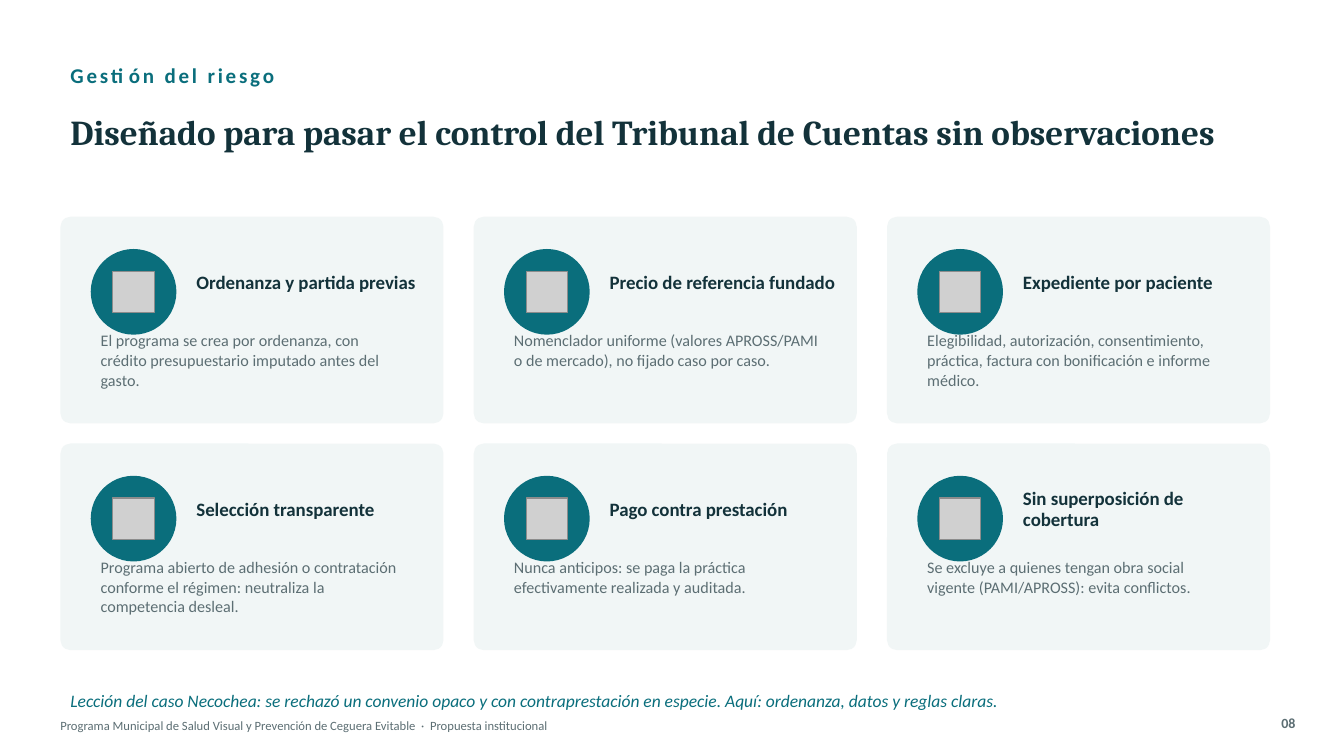
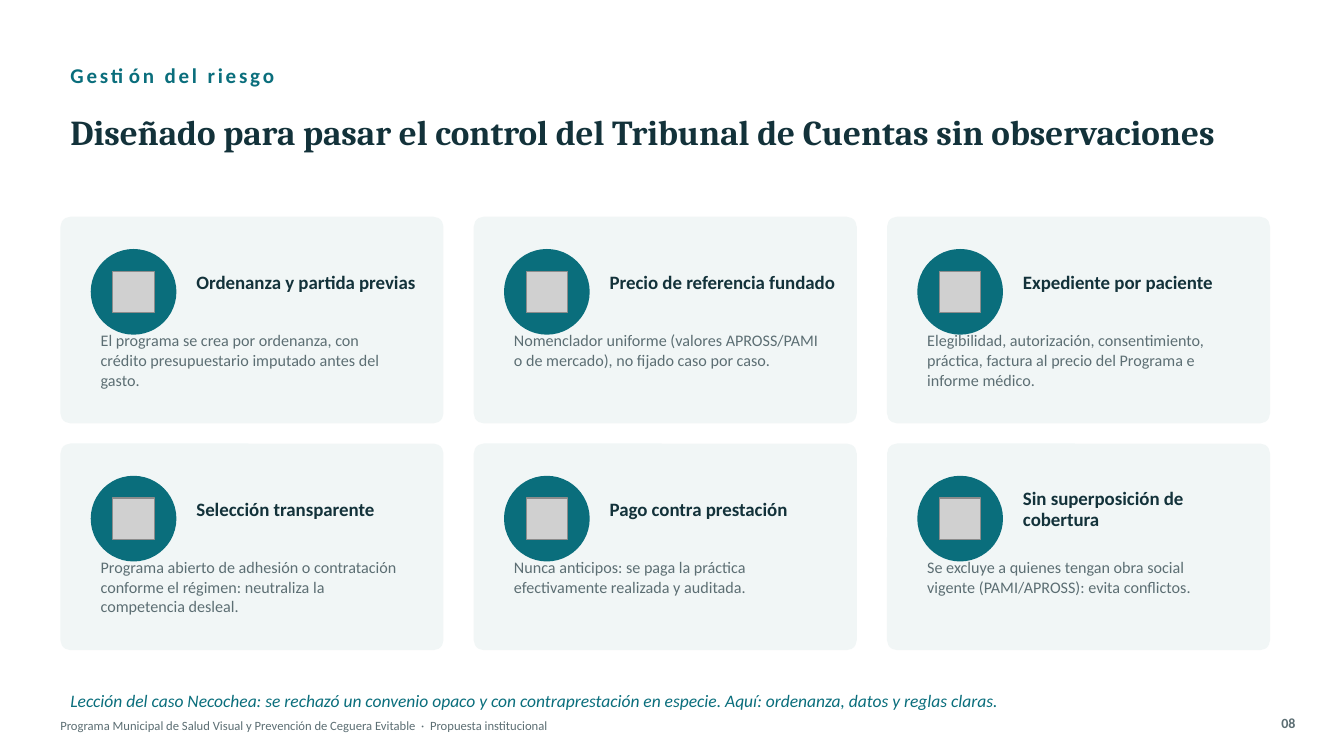
Before and after one commit to rvdistribuidor4-bit/mkt, a slide deck: slide 8 of convenios/ver-para-vivir/fuentes/Presentacion_Programa_Salud_Visual_Municipios.pptx. Drawn at 1344x756 pixels with LibreOffice and Linux fonts; fonts in the diff are those of the drawing; grey boxes stand for pictures. Boxes give left, top, right and bottom in pixels: in the first picture for what was removed or moved away, otherwise in the second. Text is boxed around its words. In the diff, an @@ line names an element or a change of style, - is before the commit and + after.

```diff
--- a/convenios/ver-para-vivir/fuentes/Presentacion_Programa_Salud_Visual_Municipios.pptx
+++ b/convenios/ver-para-vivir/fuentes/Presentacion_Programa_Salud_Visual_Municipios.pptx
@@ text at bbox=[927, 334, 1204, 386]: text changed @@
-Elegibilidad, autorización, consentimiento, práctica, factura con bonificación e informe médico.
+Elegibilidad, autorización, consentimiento, práctica, factura al precio del Programa e informe médico.
```
Also in this commit, not shown: 4 other slides changed, 4 other files.
